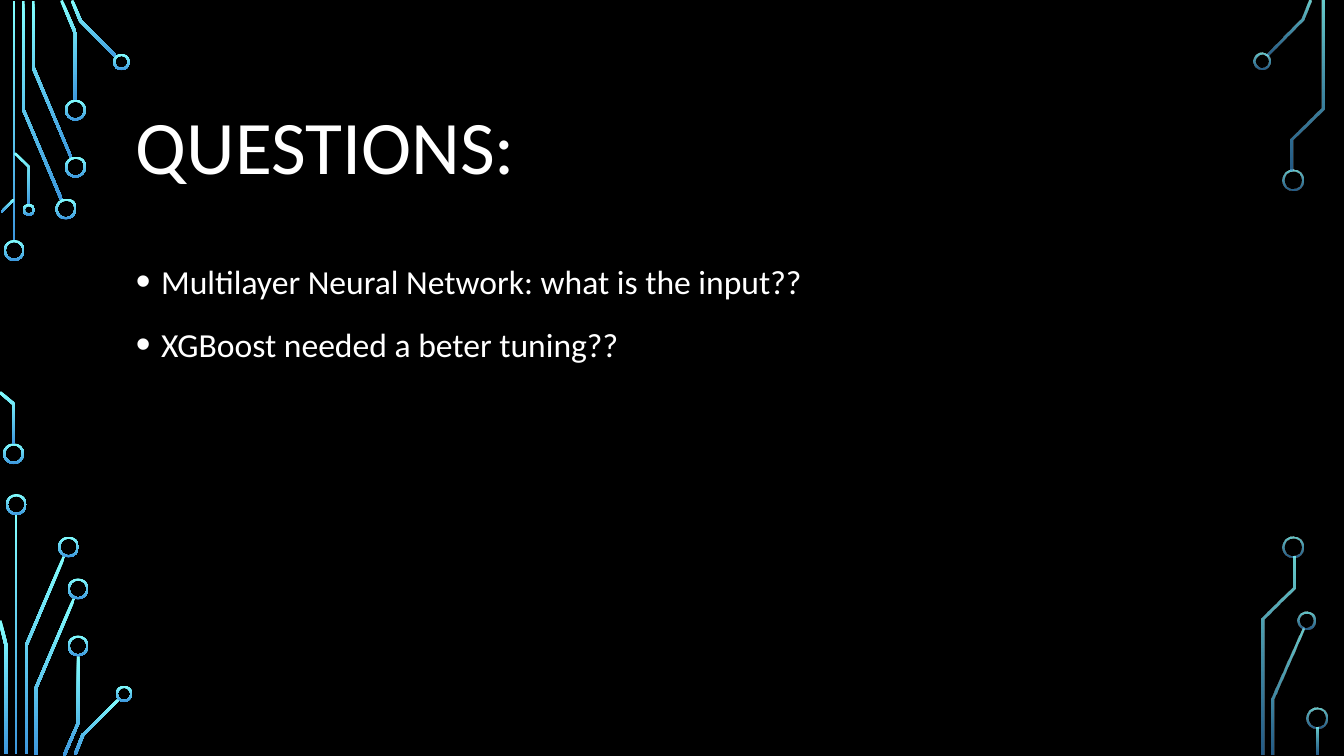
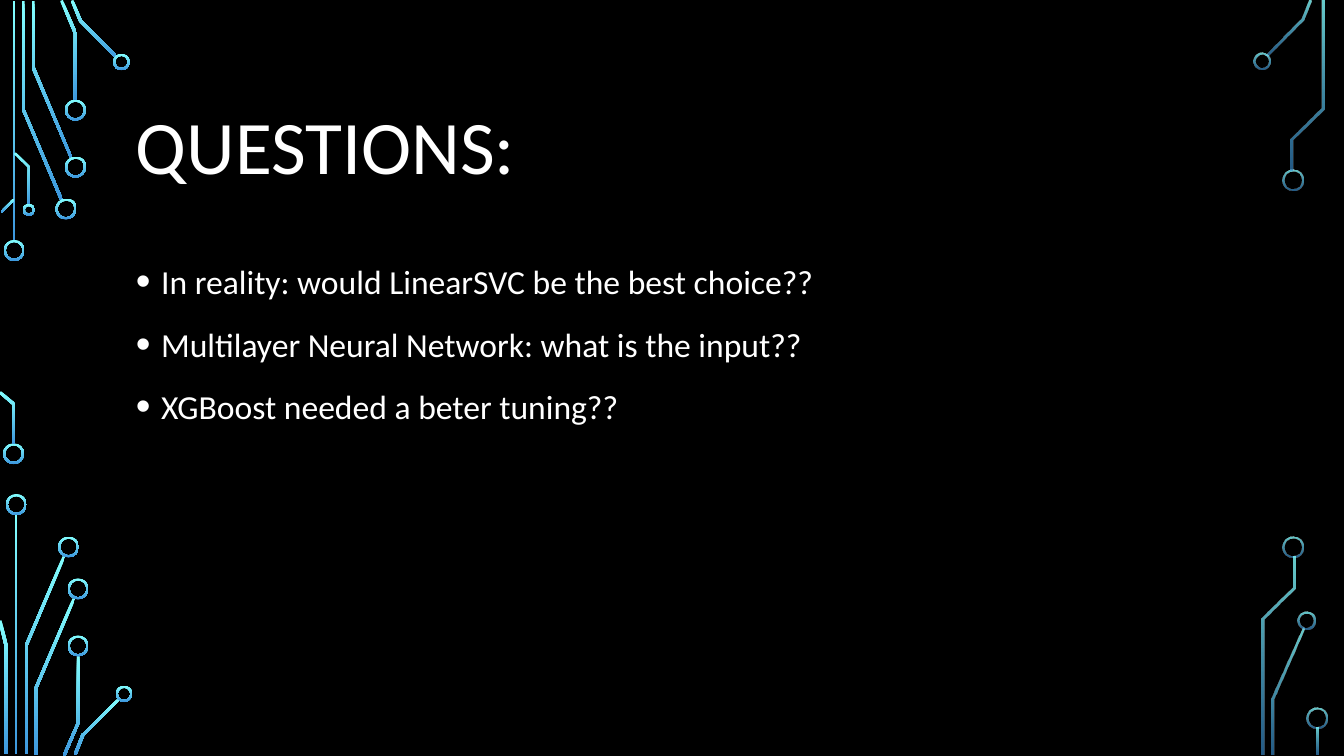
Before and after one commit to mengyanl/Corona_Tweet, a slide deck: slide 13 of Presentation_Tweet.pptx. Drawn at 1344x756 pixels with LibreOffice and Linux fonts; fonts in the diff are those of the drawing; background and template pictures are left out. Boxes give left, top, right and bottom in pixels: in the first picture for what was removed or moved away, otherwise in the second. Text is boxed around its words. In the diff, an @@ line names an element or a change of style, - is before the commit and + after.

Commit message:
changed a little for ppt

```diff
--- a/Presentation_Tweet.pptx
+++ b/Presentation_Tweet.pptx
@@ text at bbox=[161, 270, 813, 300]: paragraph added @@
+• In reality: would LinearSVC be the best choice??
```
